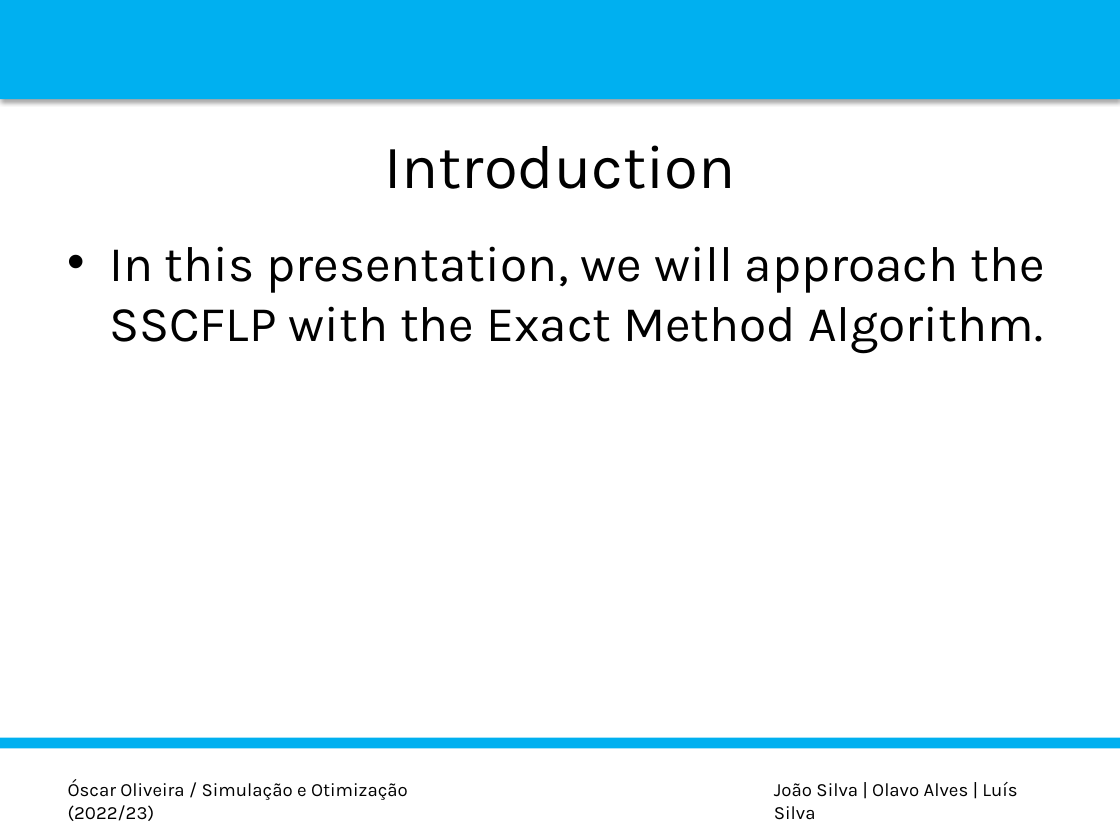
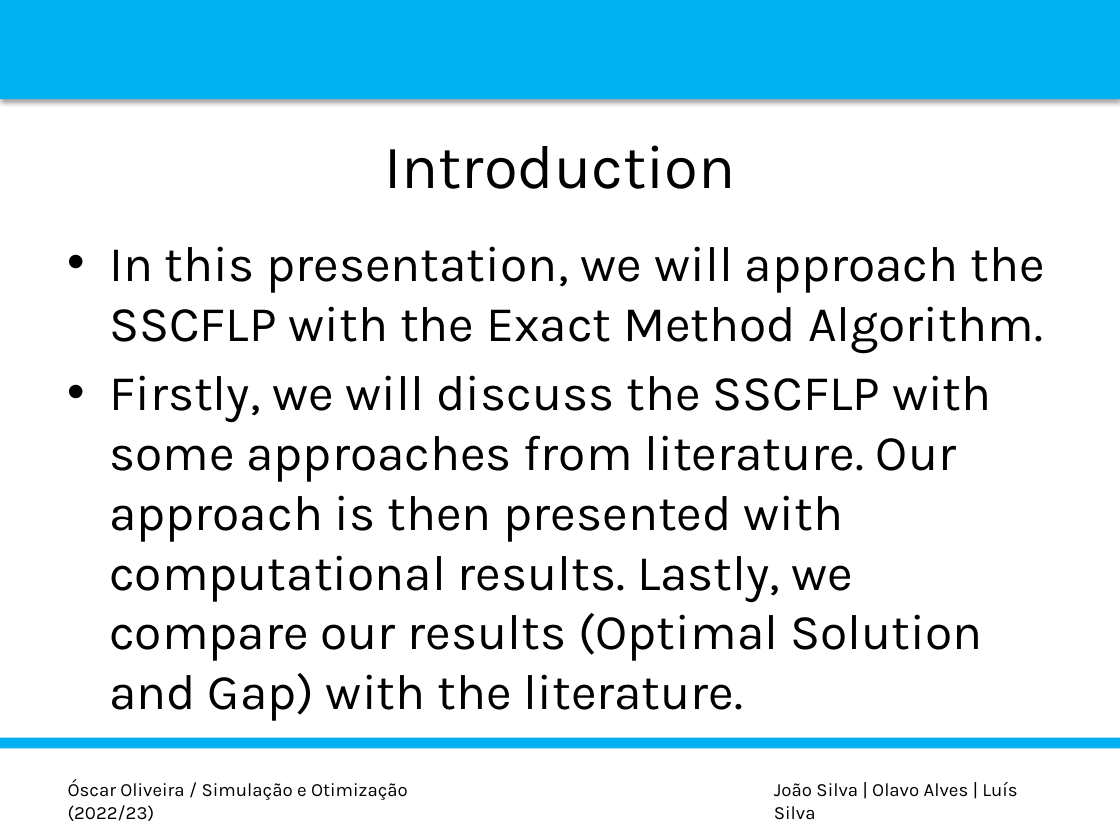
Before and after one commit to luispedro30/SO_trabalho, a slide deck: slide 2 of P_POINT_SO.pptx. Drawn at 1120x840 pixels with LibreOffice and Linux fonts; fonts in the diff are those of the drawing; background and template pictures are left out. Boxes give left, top, right and bottom in pixels: in the first picture for what was removed or moved away, otherwise in the second. Text is boxed around its words. In the diff, an @@ line names an element or a change of style, - is before the commit and + after.

```diff
--- a/P_POINT_SO.pptx
+++ b/P_POINT_SO.pptx
@@ text at box(109, 375, 992, 721): paragraph added @@
+• Firstly, we will discuss the SSCFLP with some approaches from literature. Our approach is then presented with computational results. Lastly, we compare our results (Optimal Solution and Gap) with the literature.
```
Also in this commit, not shown: 4 other slides changed.
